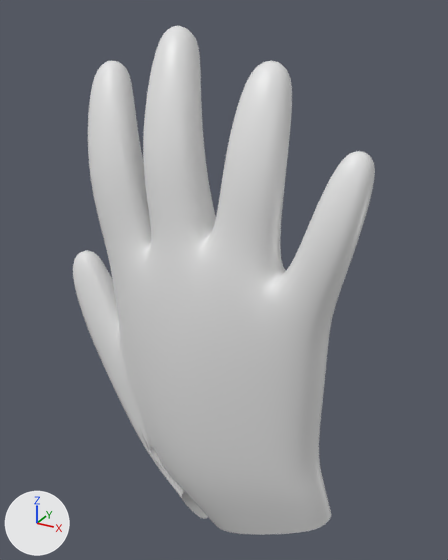
What one commit did to the Blender file hand.blend.
Before and after are seen from a 50 mm lens placed at (2.31, -4.09, 2.89), pointed at (-0.07, 0.24, 0.72). The lights are fixed; the arrows at lower left show +X, +Y and +Z.
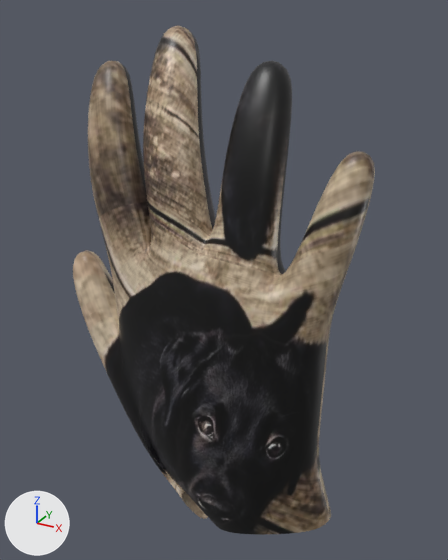
What the commit changed:
Picture '237-536x354.jpg' (img_237_536x354_jpg) is new.
In material 'Material' (mat_material), base_color is no longer (0.8, 0.8, 0.8), white #e7e7e7.
In material 'Material' (mat_material), texture is now set to img_237_536x354_jpg.
me_cube has 213 vertices, 204 faces and spans x -1.65..1.21, y -0.44..0.55, z -1.81..2.8.
me_cube is used by ob_cube; location (0.0, 0.0, 0.0).
me_cube part 1: texture (UV) coordinates of 204 of 204 faces, centred in x -1.56..1.19, y -0.38..0.49, z -1.65..2.78, changed; they spanned u 0.0..0.88, v 0.0..1.0 and now span u -0.27..0.81, v -0.49..1.49.

What differs and where, as boxes [x1, y1, x2, y2] in the pictures (448 x 560 px):
'Cube', surface changed: [73, 26, 375, 535] in both
